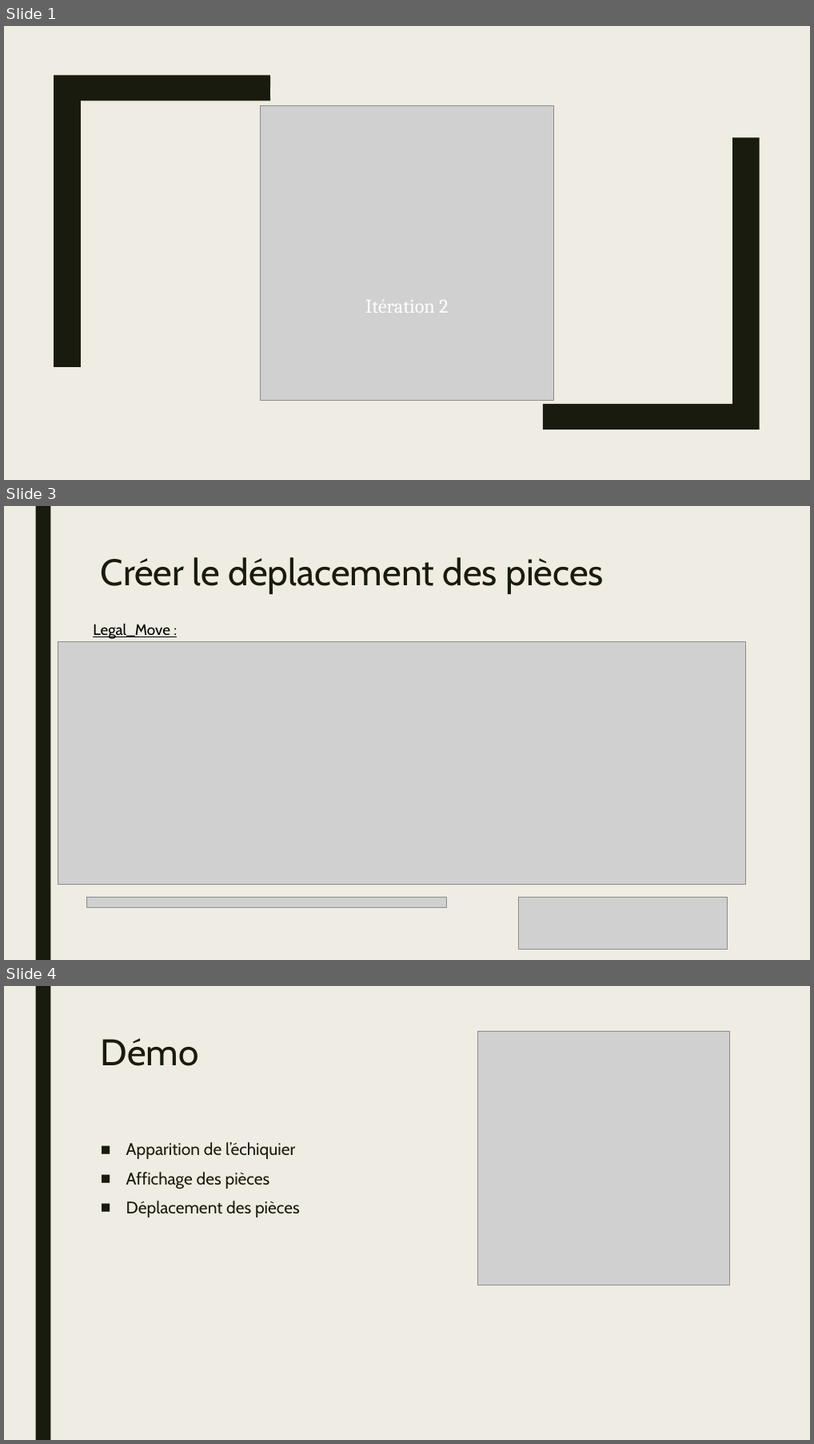
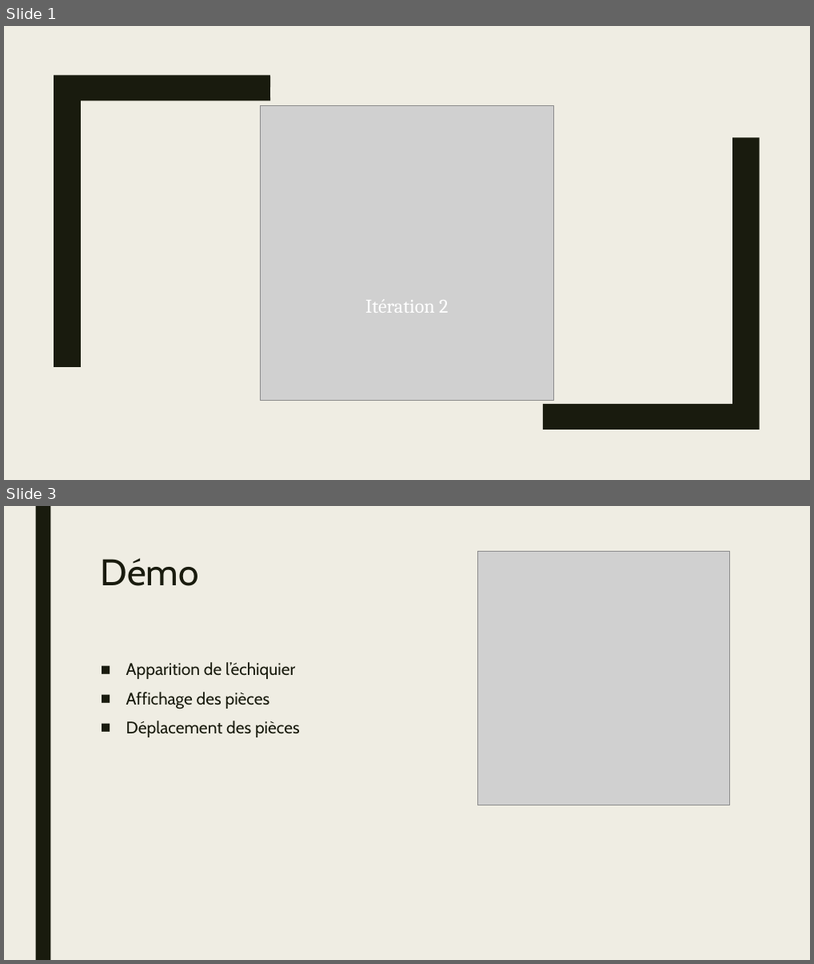
Before and after one commit to information47/Echiquier, a slide deck: Itération_2.pptx. Shown one above the other, each under a label of ours: slides 1, 3 and 4 before the commit, slides 1 and 3 after it; the slides between them are not shown. The pictures are 814x1444 and 814x964 pixels, drawn with LibreOffice and Linux fonts; fonts in the diff are those of the drawing; grey boxes stand for pictures. Boxes give left, top, right and bottom in pixels: in the first picture for what was removed or moved away, otherwise in the second. Text is boxed around its words. In the diff, an @@ line names an element or a change of style, - is before the commit and + after.

```diff
--- a/Itération_2.pptx
+++ b/Itération_2.pptx
@@ slide 3 removed at (x1=4, y1=506, x2=810, y2=960), background #EFEDE3; not listed: 1 template element that a slide beside it also shows @@
@@ title removed at (x1=101, y1=557, x2=604, y2=594) @@
-Créer le déplacement des pièces
@@ text removed at (x1=93, y1=623, x2=170, y2=639) @@
-Legal_Move :
@@ picture removed at (x1=58, y1=641, x2=746, y2=884) @@
@@ picture removed at (x1=87, y1=736, x2=447, y2=884) @@
@@ picture removed at (x1=87, y1=896, x2=447, y2=907) @@
@@ picture removed at (x1=519, y1=896, x2=727, y2=948) @@
@@ what was slide 4 is now slide 3 @@
```
Also in this commit, not shown: 1 slide changed, 1 slide added, 2 other slides removed.
